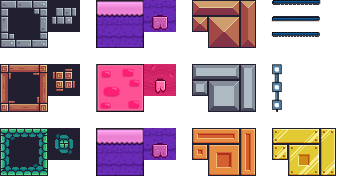
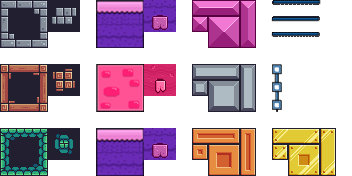
Layers edited between the first and the second 352x176 image:
renamed "Group 3" to "Layer 13", blend normal → color, moved it above "Layer 12", painted on it, unmasked it over [97, 0, 256, 148]
renamed "Layer 11" to "Layer 12", painted on it over [97, 0, 256, 148]
